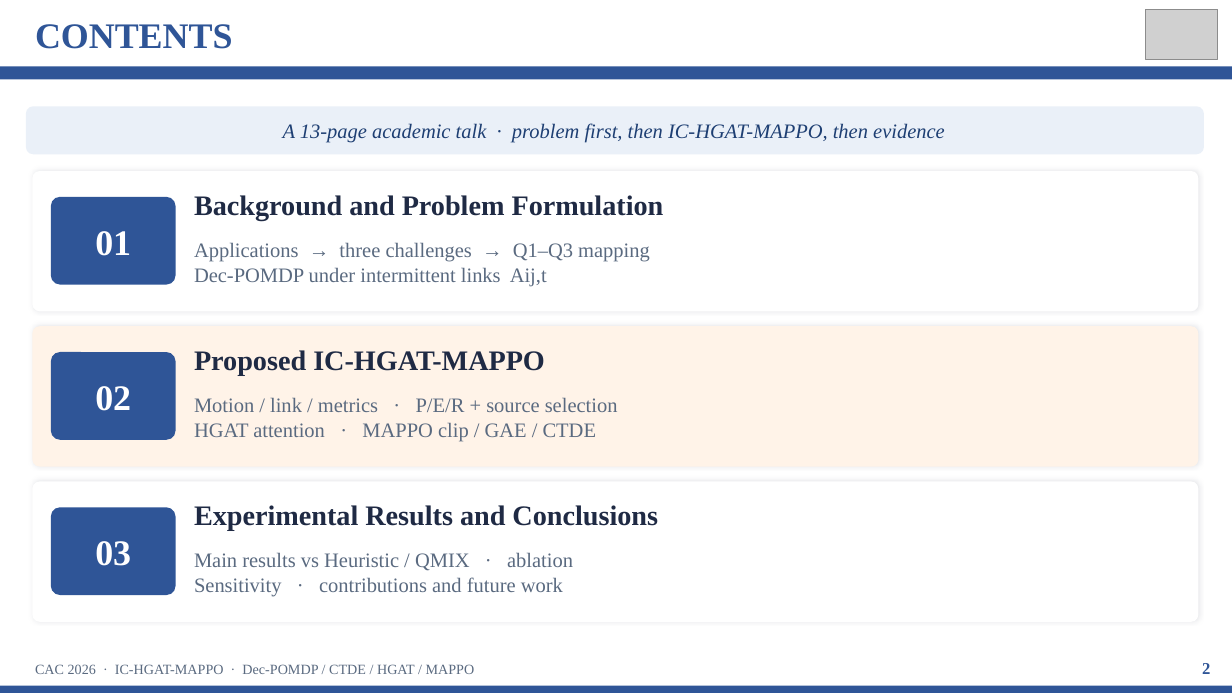
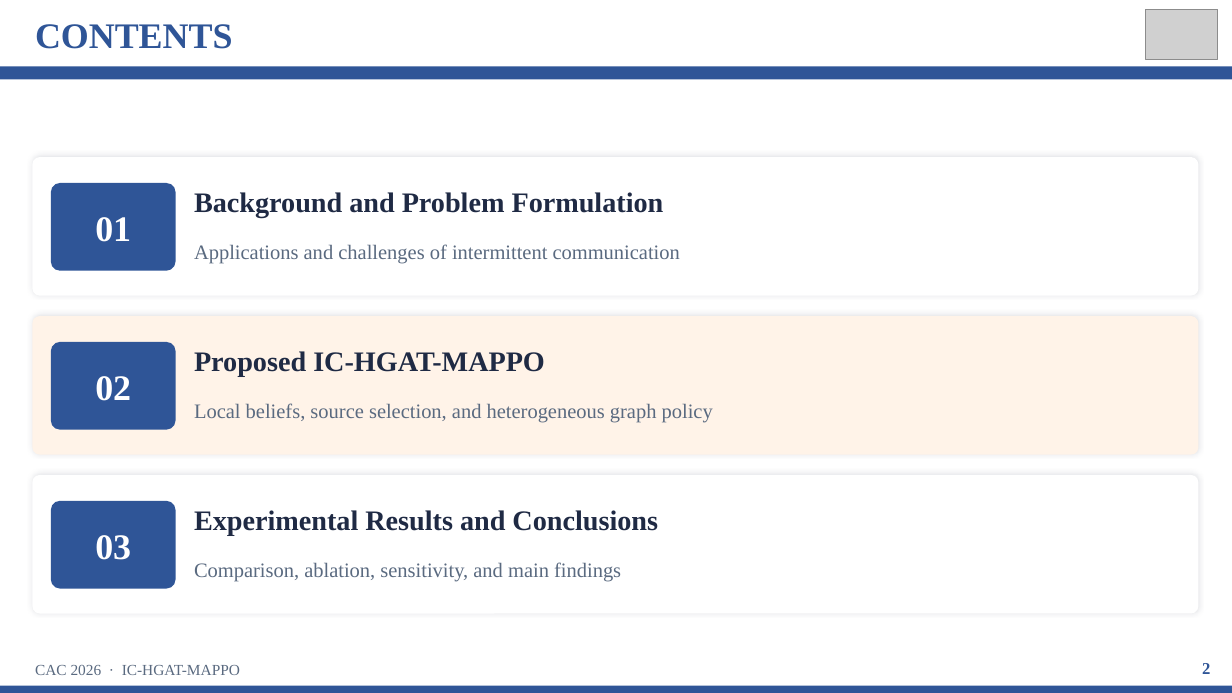
Before and after one commit to kuangyinying039/uav-swarm, a slide deck: slide 2 of presentations/IC-HGAT-MAPPO_CAC2026.pptx. Drawn at 1232x693 pixels with LibreOffice and Linux fonts; fonts in the diff are those of the drawing; grey boxes stand for pictures. Boxes give left, top, right and bottom in pixels: in the first picture for what was removed or moved away, otherwise in the second. Text is boxed around its words. In the diff, an @@ line names an element or a change of style, - is before the commit and + after.

```diff
--- a/presentations/IC-HGAT-MAPPO_CAC2026.pptx
+++ b/presentations/IC-HGAT-MAPPO_CAC2026.pptx
@@ rounded rectangle removed at bbox=[26, 106, 1204, 154] @@
@@ text removed at bbox=[283, 123, 945, 143] @@
-A 13-page academic talk · problem first, then IC-HGAT-MAPPO, then evidence
@@ 2 rounded rectangles, 1 text: place and size @@
-2 rounded rectangles, 1 text at bbox=[32, 171, 1199, 311]
+2 rounded rectangles, 1 text at bbox=[32, 157, 1199, 296]
@@ text at bbox=[194, 244, 680, 264]: text changed @@
-Applications → three challenges → Q1–Q3 mapping
-Dec-POMDP under intermittent links Aij,t
+Applications and challenges of intermittent communication
@@ 2 rounded rectangles, 1 text: place and size @@
-2 rounded rectangles, 1 text at bbox=[32, 326, 1199, 467]
+2 rounded rectangles, 1 text at bbox=[32, 316, 1199, 455]
@@ text removed at bbox=[194, 397, 618, 442] @@
-Motion / link / metrics · P/E/R + source selection
-HGAT attention · MAPPO clip / GAE / CTDE
@@ text added at bbox=[194, 403, 713, 423], 16 pt, text #5A6A80 @@
+Local beliefs, source selection, and heterogeneous graph policy
@@ 2 rounded rectangles, 1 text: place and size @@
-2 rounded rectangles, 1 text at bbox=[32, 482, 1199, 622]
+2 rounded rectangles, 1 text at bbox=[32, 475, 1199, 614]
@@ text "Experimental Results and Conclusions": place and size @@
-text "Experimental Results and Conclusions" at bbox=[194, 505, 658, 531]
+text "Experimental Results and Conclusions" at bbox=[194, 510, 658, 535]
@@ text at bbox=[194, 562, 621, 582]: text changed @@
-Main results vs Heuristic / QMIX · ablation
-Sensitivity · contributions and future work
+Comparison, ablation, sensitivity, and main findings
@@ text at bbox=[35, 665, 240, 675]: text changed; size 11 to 12 pt @@
-CAC 2026 · IC-HGAT-MAPPO · Dec-POMDP / CTDE / HGAT / MAPPO
+CAC 2026 · IC-HGAT-MAPPO
```
Also in this commit, not shown: 12 other slides changed, 16 other files.
